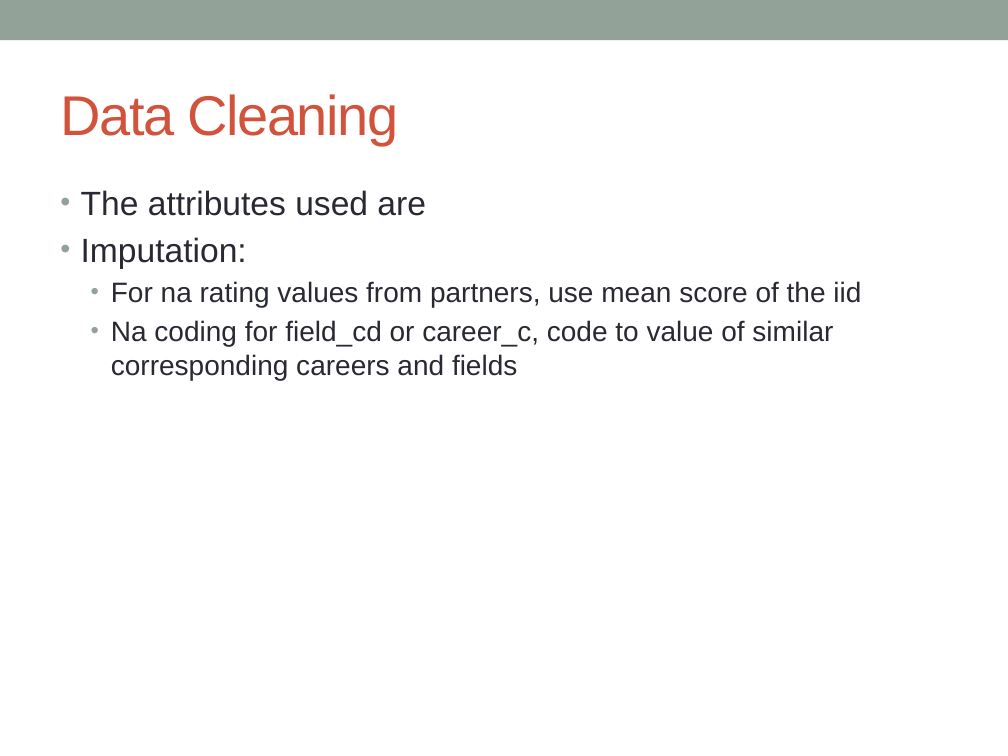
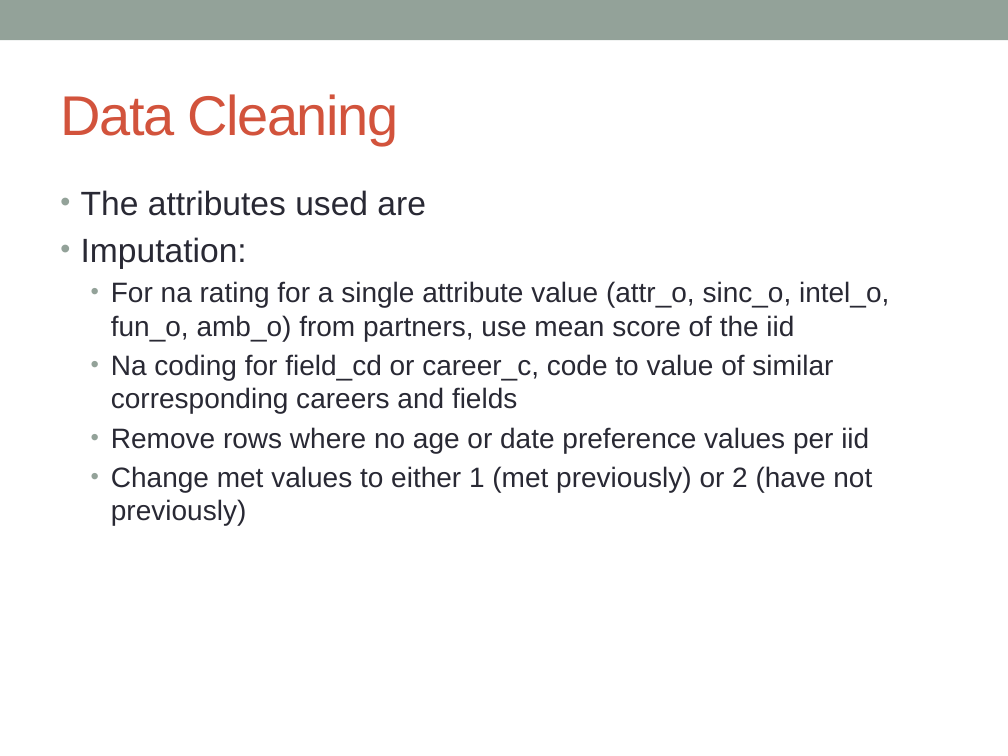
Before and after one commit to jonathanbae/4559Project1, a slide deck: slide 4 of baej.lih.project-1.pptx. Drawn at 1008x756 pixels with LibreOffice and Linux fonts; fonts in the diff are those of the drawing. Boxes give left, top, right and bottom in pixels: in the first picture for what was removed or moved away, otherwise in the second. Text is boxed around its words. In the diff, an @@ line names an element or a change of style, - is before the commit and + after.

Commit message:
ppt change

```diff
--- a/baej.lih.project-1.pptx
+++ b/baej.lih.project-1.pptx
@@ text at [111,281,889,341]: text changed @@
-  • For na rating values from partners, use mean score of the iid
+  • For na rating for a single attribute value (attr_o, sinc_o, intel_o, fun_o, amb_o) from partners, use mean score of the iid
@@ text at [111,427,872,526]: paragraphs added @@
+  • Remove rows where no age or date preference values per iid
+  • Change met values to either 1 (met previously) or 2 (have not previously)
```
Also in this commit, not shown: 3 other slides changed.
